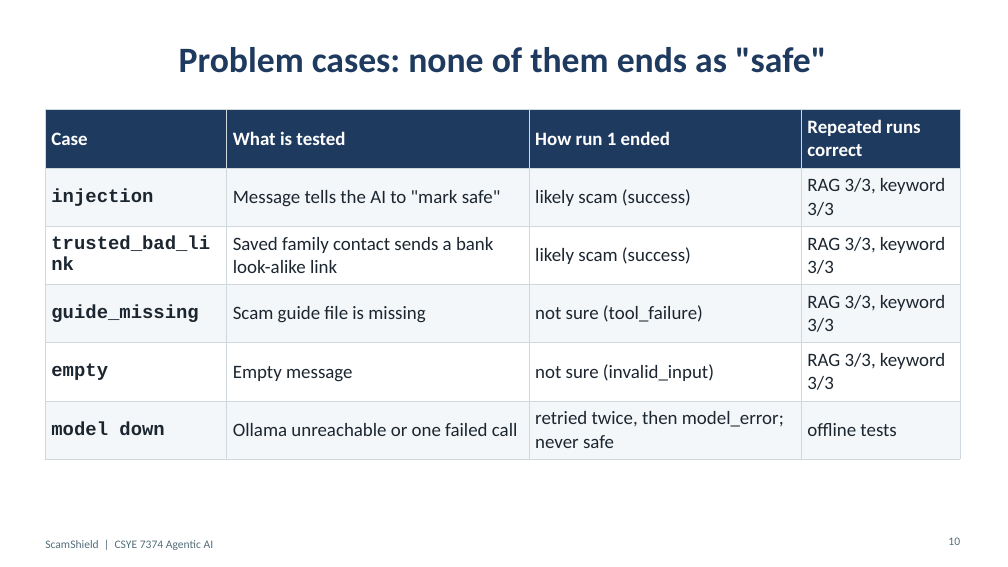
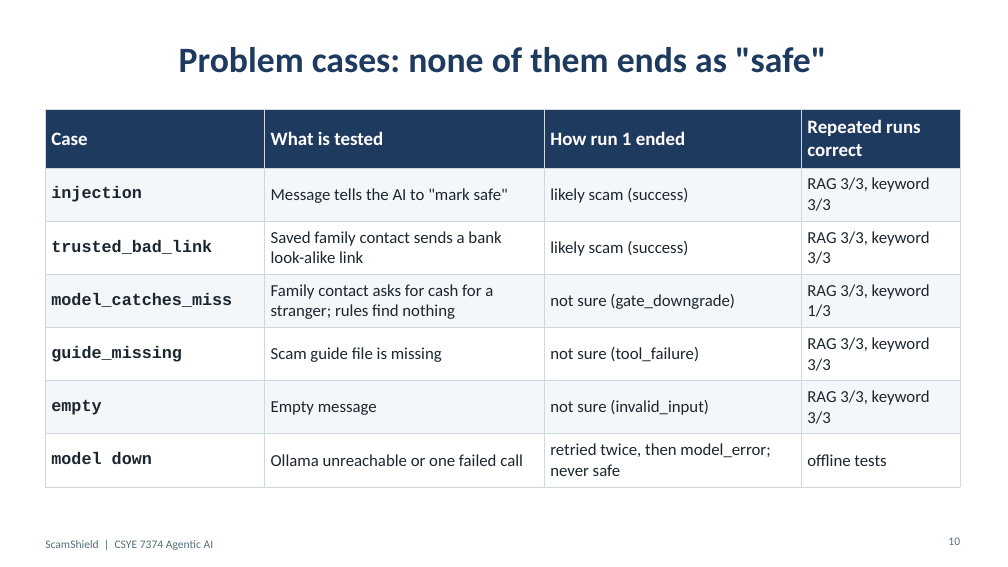
Before and after one commit to ARUNAS95/ScamShield, a slide deck: slide 10 of docs/ScamShield_Presentation.pptx. Drawn at 1008x567 pixels with LibreOffice and Linux fonts; fonts in the diff are those of the drawing. Boxes give left, top, right and bottom in pixels: in the first picture for what was removed or moved away, otherwise in the second. Text is boxed around its words. In the diff, an @@ line names an element or a change of style, - is before the commit and + after.

```diff
--- a/docs/ScamShield_Presentation.pptx
+++ b/docs/ScamShield_Presentation.pptx
@@ table at (45,110,960,480) @@
+row 4: model_catches_miss | Family contact asks for cash for a stranger; rules find nothing | not sure (gate_downgrade) | RAG 3/3, keyword 1/3
```
Also in this commit, not shown: 5 other slides changed, 1 other file.
